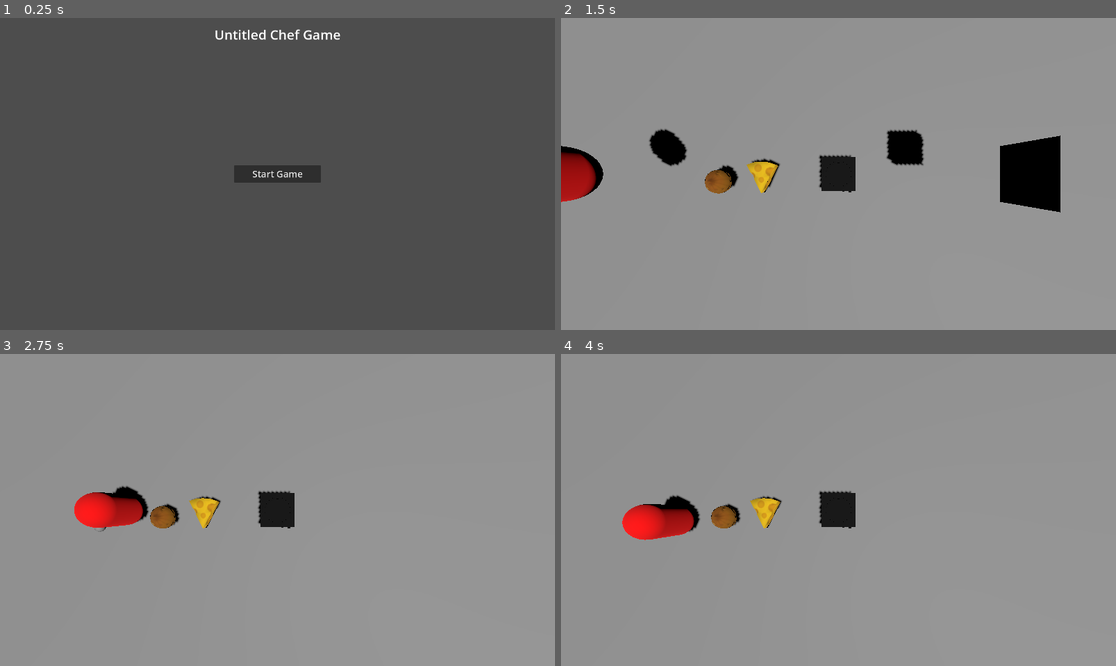
Above: before the commit, frames 1-4 (two rows, left to right).
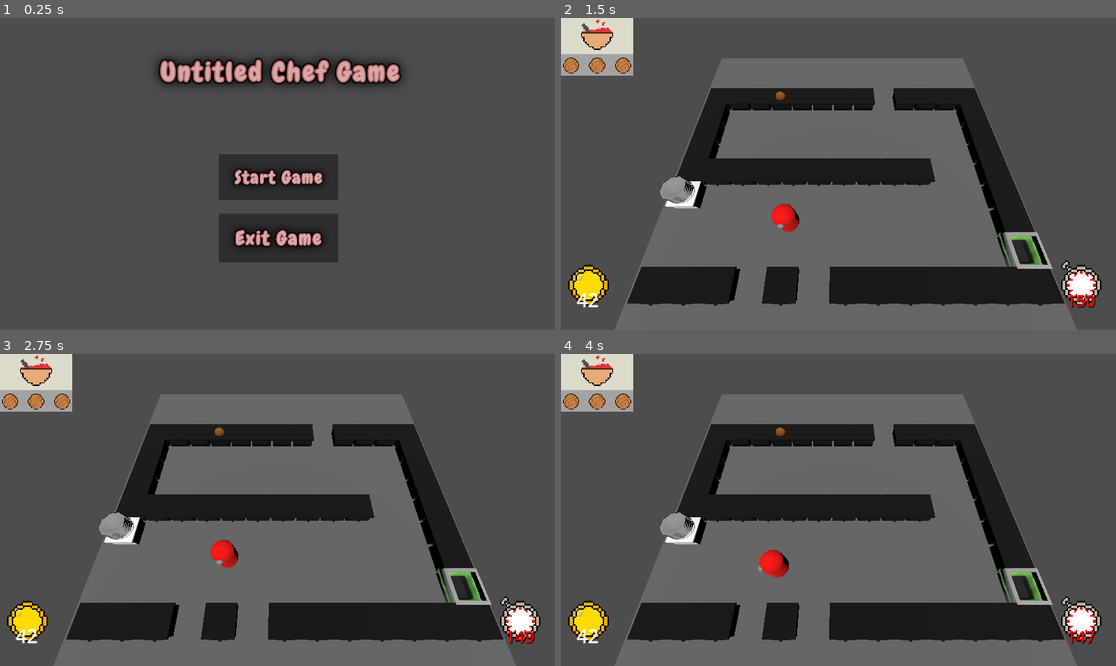
Above: after the commit, the same moments.

Repository: KFANullSense/TSE2025
Game: Godot game, scene res://Game Scenes/main_menu.tscn
The game is run twice, just before and just after one commit, with the same random seed, the same clock (stepped at 60 frames per second) and the same inputs.
Inputs (mouse positions are in pixels of both pictures, inside the frame that each line leads up to; where the layout moved, square brackets give the same spot in the first picture):
- Up to frame 1 (0.25 s): no input
- Up to frame 2 (1.5 s): click (838, 177) [838, 174] at 0.5 s; tap Enter (start) at 1.25, 1.35 s
- Up to frame 3 (2.75 s): tap Space (Interact-2) at 2.1 s; tap Enter (start) at 2.3 s
- Up to frame 4 (4 s): tap Enter (start) at 2.75, 3.05, 3.5, 3.8 s; tap S (downInput-2) at 2.85 s; tap A (leftInput-2) at 3.6 s

The runs differ from the first frame. In frame 1, 9.9% of the frame differs, in the area x 28-73%, y 3-79%; in frame 2, 98%; in frame 3, 98%; in frame 4, 99%, in the area x 0-100%, y 0-100%.
Error before the commit: Invalid call to function 'get_node' in base 'ColorRect'. Expected 1 arguments. (res://Scripts/Ingredient)

Commit message:
more ui changes, level 1 made

Diff:
--- /dev/null
+++ b/Game Scenes/Level1.tscn
@@ -0,0 +1,185 @@
+[gd_scene load_steps=9 format=3 uid="uid://bhutm1v5xvtin"]
+
+[ext_resource type="Script" uid="uid://cvbghf1oaf0ra" path="res://Scripts/levelLoadScript.gd" id="1_54221"]
+[ext_resource type="PackedScene" uid="uid://bwbtksyfdsxun" path="res://Prefab Objects/CounterTops/bin.tscn" id="2_tprr5"]
+[ext_resource type="PackedScene" uid="uid://dko6f4vllq8kr" path="res://Prefab Objects/CounterTops/counter.tscn" id="3_sda3d"]
+[ext_resource type="PackedScene" uid="uid://b1jagbu23s8wx" path="res://Prefab Objects/Produce/onion_bin.tscn" id="5_45mkt"]
+[ext_resource type="PackedScene" uid="uid://dkjudv3iwouwi" path="res://Prefab Objects/CounterTops/plateHolder.tscn" id="9_1ntic"]
+
+[sub_resource type="StandardMaterial3D" id="StandardMaterial3D_l4am2"]
+albedo_color = Color(0.393086, 0.393086, 0.393085, 1)
+
+[sub_resource type="PlaneMesh" id="PlaneMesh_441dw"]
+material = SubResource("StandardMaterial3D_l4am2")
+
+[sub_resource type="BoxShape3D" id="BoxShape3D_53ipw"]
+size = Vector3(2.02481, 1, 1.96594)
+
+[node name="Level1" type="Node3D"]
+script = ExtResource("1_54221")
+
+[node name="Camera3D" type="Camera3D" parent="."]
+transform = Transform3D(1, 0, 0, 0, 0.442962, 0.896541, 0, -0.896541, 0.442962, -0.220046, 7.60343, 3.717)
+current = true
+
+[node name="Floor" type="StaticBody3D" parent="."]
+transform = Transform3D(7.00283, 0, 0, 0, 1, 0, 0, 0, 7.52208, 0, 0, 0)
+
+[node name="MeshInstance3D" type="MeshInstance3D" parent="Floor"]
+mesh = SubResource("PlaneMesh_441dw")
+
+[node name="CollisionShape3D" type="CollisionShape3D" parent="Floor"]
+transform = Transform3D(1, 0, 0, 0, -0.00289583, 0, 0, 0, 1.01386, -0.000900269, -0.0275666, 0.00189209)
+shape = SubResource("BoxShape3D_53ipw")
+
+[node name="Bin" parent="." instance=ExtResource("2_tprr5")]
+transform = Transform3D(1, 0, 0, 0, 1, 0, 0, 0, 1, 6, 0, 3)
+
+[node name="OnionBin" parent="." instance=ExtResource("5_45mkt")]
+transform = Transform3D(1, 0, 0, 0, 1, 0, 0, 0, 1, -3, 0, -4)
+
+[node name="PlateHolder" parent="." instance=ExtResource("9_1ntic")]
+transform = Transform3D(1, 0, 0, 0, 1, 0, 0, 0, 1, -6, 0, 1)
+
+[node name="CounterHolder" type="Node" parent="."]
+
+[node name="Counter" parent="CounterHolder" instance=ExtResource("3_sda3d")]
+transform = Transform3D(1, 0, 0, 0, 1, 0, 0, 0, 1, -6, 0, 0)
+
+[node name="Counter2" parent="CounterHolder" instance=ExtResource("3_sda3d")]
+transform = Transform3D(1, 0, 0, 0, 1, 0, 0, 0, 1, -6, 0, -1)
+
+[node name="Counter3" parent="CounterHolder" instance=ExtResource("3_sda3d")]
+transform = Transform3D(1, 0, 0, 0, 1, 0, 0, 0, 1, -6, 0, -2)
+
+[node name="Counter4" parent="CounterHolder" instance=ExtResource("3_sda3d")]
+transform = Transform3D(1, 0, 0, 0, 1, 0, 0, 0, 1, -6, 0, -3)
+
+[node name="Counter5" parent="CounterHolder" instance=ExtResource("3_sda3d")]
+transform = Transform3D(1, 0, 0, 0, 1, 0, 0, 0, 1, -6, 0, -4)
+
+[node name="Counter6" parent="CounterHolder" instance=ExtResource("3_sda3d")]
+transform = Transform3D(1, 0, 0, 0, 1, 0, 0, 0, 1, -5, 0, -4)
+
+[node name="Counter7" parent="CounterHolder" instance=ExtResource("3_sda3d")]
+transform = Transform3D(1, 0, 0, 0, 1, 0, 0, 0, 1, -4, 0, -4)
+
+[node name="Counter8" parent="CounterHolder" instance=ExtResource("3_sda3d")]
+transform = Transform3D(1, 0, 0, 0, 1, 0, 0, 0, 1, -2, 0, -4)
+
+[node name="Counter9" parent="CounterHolder" instance=ExtResource("3_sda3d")]
+transform = Transform3D(1, 0, 0, 0, 1, 0, 0, 0, 1, -1, 0, -4)
+
+[node name="Counter10" parent="CounterHolder" instance=ExtResource("3_sda3d")]
+transform = Transform3D(1, 0, 0, 0, 1, 0, 0, 0, 1, 0, 0, -4)
+
+[node name="Counter11" parent="CounterHolder" instance=ExtResource("3_sda3d")]
+transform = Transform3D(1, 0, 0, 0, 1, 0, 0, 0, 1, 1, 0, -4)
+
+[node name="Counter12" parent="CounterHolder" instance=ExtResource("3_sda3d")]
+transform = Transform3D(1, 0, 0, 0, 1, 0, 0, 0, 1, 3, 0, -4)
+
+[node name="Counter13" parent="CounterHolder" instance=ExtResource("3_sda3d")]
+transform = Transform3D(1, 0, 0, 0, 1, 0, 0, 0, 1, 4, 0, -4)
+
+[node name="Counter14" parent="CounterHolder" instance=ExtResource("3_sda3d")]
+transform = Transform3D(1, 0, 0, 0, 1, 0, 0, 0, 1, 5, 0, -4)
+
+[node name="Counter15" parent="CounterHolder" instance=ExtResource("3_sda3d")]
+transform = Transform3D(1, 0, 0, 0, 1, 0, 0, 0, 1, 6, 0, -4)
+
+[node name="Counter16" parent="CounterHolder" instance=ExtResource("3_sda3d")]
+transform = Transform3D(1, 0, 0, 0, 1, 0, 0, 0, 1, 6, 0, -3)
+
+[node name="Counter17" parent="CounterHolder" instance=ExtResource("3_sda3d")]
+transform = Transform3D(1, 0, 0, 0, 1, 0, 0, 0, 1, 6, 0, -2)
+
+[node name="Counter42" parent="CounterHolder" instance=ExtResource("3_sda3d")]
+transform = Transform3D(1, 0, 0, 0, 1, 0, 0, 0, 1, 6, 0, -1)
+
+[node name="Counter43" parent="CounterHolder" instance=ExtResource("3_sda3d")]
+transform = Transform3D(1, 0, 0, 0, 1, 0, 0, 0, 1, 6, 0, 0)
+
+[node name="Counter18" parent="CounterHolder" instance=ExtResource("3_sda3d")]
+transform = Transform3D(1, 0, 0, 0, 1, 0, 0, 0, 1, 6, 0, 1)
+
+[node name="Counter19" parent="CounterHolder" instance=ExtResource("3_sda3d")]
+transform = Transform3D(1, 0, 0, 0, 1, 0, 0, 0, 1, 6, 0, 2)
+
+[node name="Counter20" parent="CounterHolder" instance=ExtResource("3_sda3d")]
+transform = Transform3D(1, 0, 0, 0, 1, 0, 0, 0, 1, 6, 0, 4)
+
+[node name="Counter21" parent="CounterHolder" instance=ExtResource("3_sda3d")]
+transform = Transform3D(1, 0, 0, 0, 1, 0, 0, 0, 1, 5, 0, 4)
+
+[node name="Counter22" parent="CounterHolder" instance=ExtResource("3_sda3d")]
+transform = Transform3D(1, 0, 0, 0, 1, 0, 0, 0, 1, 4, 0, 4)
+
+[node name="Counter23" parent="CounterHolder" instance=ExtResource("3_sda3d")]
+transform = Transform3D(1, 0, 0, 0, 1, 0, 0, 0, 1, 3, 0, 4)
+
+[node name="Counter24" parent="CounterHolder" instance=ExtResource("3_sda3d")]
+transform = Transform3D(1, 0, 0, 0, 1, 0, 0, 0, 1, 2, 0, 4)
+
+[node name="Counter25" parent="CounterHolder" instance=ExtResource("3_sda3d")]
+transform = Transform3D(1, 0, 0, 0, 1, 0, 0, 0, 1, 1, 0, 4)
+
+[node name="Counter26" parent="CounterHolder" instance=ExtResource("3_sda3d")]
+transform = Transform3D(1, 0, 0, 0, 1, 0, 0, 0, 1, 0, 0, 4)
+
+[node name="Counter28" parent="CounterHolder" instance=ExtResource("3_sda3d")]
+transform = Transform3D(1, 0, 0, 0, 1, 0, 0, 0, 1, -2, 0, 4)
+
+[node name="Counter30" parent="CounterHolder" instance=ExtResource("3_sda3d")]
+transform = Transform3D(1, 0, 0, 0, 1, 0, 0, 0, 1, -4, 0, 4)
+
+[node name="Counter31" parent="CounterHolder" instance=ExtResource("3_sda3d")]
+transform = Transform3D(1, 0, 0, 0, 1, 0, 0, 0, 1, -5, 0, 4)
+
+[node name="Counter32" parent="CounterHolder" instance=ExtResource("3_sda3d")]
+transform = Transform3D(1, 0, 0, 0, 1, 0, 0, 0, 1, -6, 0, 4)
+
+[node name="Counter33" parent="CounterHolder" instance=ExtResource("3_sda3d")]
+transform = Transform3D(1, 0, 0, 0, 1, 0, 0, 0, 1, -5, 0, 0)
+
+[node name="Counter34" parent="CounterHolder" instance=ExtResource("3_sda3d")]
+transform = Transform3D(1, 0, 0, 0, 1, 0, 0, 0, 1, -4, 0, 0)
+
+[node name="Counter35" parent="CounterHolder" instance=ExtResource("3_sda3d")]
+transform = Transform3D(1, 0, 0, 0, 1, 0, 0, 0, 1, -3, 0, 0)
+
+[node name="Counter36" parent="CounterHolder" instance=ExtResource("3_sda3d")]
+transform = Transform3D(1, 0, 0, 0, 1, 0, 0, 0, 1, -2, 0, 0)
+
+[node name="Counter37" parent="CounterHolder" instance=ExtResource("3_sda3d")]
+transform = Transform3D(1, 0, 0, 0, 1, 0, 0, 0, 1, -1, 0, 0)
+
+[node name="Counter38" parent="CounterHolder" instance=ExtResource("3_sda3d")]
+transform = Transform3D(1, 0, 0, 0, 1, 0, 0, 0, 1, 0, 0, 0)
+
+[node name="Counter39" parent="CounterHolder" instance=ExtResource("3_sda3d")]
+transform = Transform3D(1, 0, 0, 0, 1, 0, 0, 0, 1, 1, 0, 0)
+
+[node name="Counter40" parent="CounterHolder" instance=ExtResource("3_sda3d")]
+transform = Transform3D(1, 0, 0, 0, 1, 0, 0, 0, 1, 2, 0, 0)
+
+[node name="Counter41" parent="CounterHolder" instance=ExtResource("3_sda3d")]
+transform = Transform3D(1, 0, 0, 0, 1, 0, 0, 0, 1, 3, 0, 0)
+
+[node name="DirectionalLight3D" type="DirectionalLight3D" parent="."]
+transform = Transform3D(1, 0, 0, 0, 0.288547, 0.957466, 0, -0.957466, 0.288547, 0, 4, 0)
+
+[node name="SpawnPoints" type="Node" parent="."]
+unique_name_in_owner = true
+
+[node name="Node3D" type="Node3D" parent="SpawnPoints"]
+transform = Transform3D(1, 0, 0, 0, 1, 0, 0, 0, 1, -2, 0, 2)
+
+[node name="Node3D2" type="Node3D" parent="SpawnPoints"]
+transform = Transform3D(1, 0, 0, 0, 1, 0, 0, 0, 1, 2, 0, 2)
+
+[node name="Node3D3" type="Node3D" parent="SpawnPoints"]
+transform = Transform3D(1, 0, 0, 0, 1, 0, 0, 0, 1, 2, 0, -2)
+
+[node name="Node3D4" type="Node3D" parent="SpawnPoints"]
+transform = Transform3D(1, 0, 0, 0, 1, 0, 0, 0, 1, -2, 0, -2)
--- a/Game Scenes/main_menu.tscn
+++ b/Game Scenes/main_menu.tscn
@@ -1,26 +1,18 @@
-[gd_scene load_steps=3 format=3 uid="uid://dbhv4p8to5q8"]
+[gd_scene load_steps=5 format=3 uid="uid://dbhv4p8to5q8"]
 
 [ext_resource type="Script" uid="uid://blp8alulpnwg" path="res://Scripts/mainMenuScript.gd" id="1_i4xi0"]
-
-[sub_resource type="LabelSettings" id="LabelSettings_abdqr"]
-font_size = 46
+[ext_resource type="Texture2D" uid="uid://84638lgw1n2i" path="res://UI Images/Main UI/TitleSplash.png" id="2_4gcx0"]
+[ext_resource type="Texture2D" uid="uid://jucd258d1oqk" path="res://UI Images/Main UI/StartGameText.png" id="3_7mlhi"]
+[ext_resource type="Texture2D" uid="uid://bipo21251yq7i" path="res://UI Images/Main UI/ExitGameText.png" id="4_1dhgd"]
 
 [node name="MainMenu" type="Node2D"]
 script = ExtResource("1_i4xi0")
 
 [node name="CanvasLayer" type="CanvasLayer" parent="."]
 
-[node name="Label" type="Label" parent="CanvasLayer"]
-anchors_preset = 5
-anchor_left = 0.5
-anchor_right = 0.5
-offset_left = -76.0
-offset_top = 25.0
-offset_right = 76.0
-offset_bottom = 48.0
-grow_horizontal = 2
-text = "Untitled Chef Game"
-label_settings = SubResource("LabelSettings_abdqr")
+[node name="Label" type="Sprite2D" parent="CanvasLayer"]
+position = Vector2(967, 185)
+texture = ExtResource("2_4gcx0")
 
 [node name="Button" type="Button" parent="CanvasLayer"]
 anchors_preset = 8
@@ -28,13 +20,33 @@
 anchor_top = 0.5
 anchor_right = 0.5
 anchor_bottom = 0.5
-offset_left = -150.0
-offset_top = -30.0
-offset_right = 150.0
-offset_bottom = 30.0
+offset_left = -203.0
+offset_top = -68.0
+offset_right = 829.0
+offset_bottom = 326.0
 grow_horizontal = 2
 grow_vertical = 2
+scale = Vector2(0.4, 0.4)
 theme_override_font_sizes/font_size = 32
-text = "Start Game"
+icon = ExtResource("3_7mlhi")
+icon_alignment = 1
 
-[connection signal="pressed" from="CanvasLayer/Button" to="." method="_on_button_pressed"]
+[node name="Button2" type="Button" parent="CanvasLayer"]
+anchors_preset = 8
+anchor_left = 0.5
+anchor_top = 0.5
+anchor_right = 0.5
+anchor_bottom = 0.5
+offset_left = -203.0
+offset_top = 151.0
+offset_right = 829.0
+offset_bottom = 545.0
+grow_horizontal = 2
+grow_vertical = 2
+scale = Vector2(0.4, 0.4)
+theme_override_font_sizes/font_size = 32
+icon = ExtResource("4_1dhgd")
+icon_alignment = 1
+
+[connection signal="pressed" from="CanvasLayer/Button" to="." method="_start_button_press"]
+[connection signal="pressed" from="CanvasLayer/Button2" to="." method="_quit_button_press"]
--- a/Game Scenes/placeholderLevel.tscn
+++ /dev/null
@@ -1,61 +0,0 @@
-[gd_scene load_steps=8 format=3 uid="uid://ctlgxjgt31ghp"]
-
-[ext_resource type="Script" uid="uid://cvbghf1oaf0ra" path="res://Scripts/levelLoadScript.gd" id="1_vnu6f"]
-[ext_resource type="PackedScene" uid="uid://crm57nc2rmbxf" path="res://Game Scenes/placeholderObject.tscn" id="2_vnu6f"]
-[ext_resource type="PackedScene" uid="uid://b1rdjm1tw1f65" path="res://Prefab Objects/onion.tscn" id="3_aggt8"]
-[ext_resource type="PackedScene" uid="uid://b4o2vw782iyp4" path="res://Prefab Objects/CounterTops/cooker.tscn" id="3_q1uwx"]
-
-[sub_resource type="BoxMesh" id="BoxMesh_vnu6f"]
-
-[sub_resource type="ShaderMaterial" id="ShaderMaterial_vnu6f"]
-
-[sub_resource type="BoxShape3D" id="BoxShape3D_vnu6f"]
-
-[node name="PlaceholderLevel" type="Node3D"]
-script = ExtResource("1_vnu6f")
-
-[node name="Camera3D2" type="Camera3D" parent="."]
-transform = Transform3D(1, 0, 0, 0, -4.37114e-08, 1, 0, -1, -4.37114e-08, 0, 3.1, 0)
-
-[node name="DirectionalLight3D" type="DirectionalLight3D" parent="."]
-transform = Transform3D(-0.866023, -0.433016, 0.250001, 0.321396, -0.0990697, 0.941748, -0.383025, 0.895925, 0.224966, 0, 3.8, 0)
-shadow_enabled = true
-
-[node name="CSGBox3D" type="CSGBox3D" parent="."]
-transform = Transform3D(1, 0, 0, 0, 1, 0, 0, 0, 1, 0, -4.6, 0)
-use_collision = true
-size = Vector3(55.8, 1, 44.6)
-
-[node name="PlaceholderObject" parent="." groups=["Ingredient"] instance=ExtResource("2_vnu6f")]
-transform = Transform3D(1, 0, 0, 0, 1, 0, 0, 0, 1, -2.5, -3.8, 0)
-
-[node name="RigidBody3D" type="RigidBody3D" parent="."]
-transform = Transform3D(1, 0, 0, 0, 1, 0, 0, 0, 1, 3.4, 0, 0)
-
-[node name="MeshInstance3D" type="MeshInstance3D" parent="RigidBody3D"]
-mesh = SubResource("BoxMesh_vnu6f")
-surface_material_override/0 = SubResource("ShaderMaterial_vnu6f")
-
-[node name="CollisionShape3D" type="CollisionShape3D" parent="."]
-shape = SubResource("BoxShape3D_vnu6f")
-
-[node name="SpawnPoints" type="Node3D" parent="."]
-unique_name_in_owner = true
-
-[node name="Node3D" type="Node3D" parent="SpawnPoints"]
-transform = Transform3D(1, 0, 0, 0, 1, 0, 0, 0, 1, -5, 0, 0)
-
-[node name="Node3D2" type="Node3D" parent="SpawnPoints"]
-transform = Transform3D(1, 0, 0, 0, 1, 0, 0, 0, 1, 0, 0, 5)
-
-[node name="Node3D3" type="Node3D" parent="SpawnPoints"]
-transform = Transform3D(1, 0, 0, 0, 1, 0, 0, 0, 1, 0, 0, -5)
-
-[node name="Node3D4" type="Node3D" parent="SpawnPoints"]
-transform = Transform3D(1, 0, 0, 0, 1, 0, 0, 0, 1, 5, 0, 0)
-
-[node name="Cooker" parent="SpawnPoints" instance=ExtResource("3_q1uwx")]
-transform = Transform3D(1, 0, 0, 0, 1, 0, 0, 0, 1, 0, -4.06357, 0)
-
-[node name="Onion" parent="." instance=ExtResource("3_aggt8")]
-transform = Transform3D(1, 0, 0, 0, 1, 0, 0, 0, 1, -3.8126, -3.70566, 0.235074)
--- a/Prefab Objects/CounterTops/bin.tscn
+++ b/Prefab Objects/CounterTops/bin.tscn
@@ -1,23 +1,15 @@
-[gd_scene load_steps=4 format=3 uid="uid://bwbtksyfdsxun"]
+[gd_scene load_steps=3 format=3 uid="uid://bwbtksyfdsxun"]
 
 [ext_resource type="PackedScene" uid="uid://c586hsnn8w3sd" path="res://Art Assets/Bin.fbx" id="1_enci0"]
 
 [sub_resource type="BoxShape3D" id="BoxShape3D_a6mxr"]
-size = Vector3(0.669983, 0.891602, 1.52631)
-
-[sub_resource type="BoxMesh" id="BoxMesh_53ipw"]
+size = Vector3(1, 0.6, 1)
 
 [node name="Bin" type="StaticBody3D" groups=["Bin"]]
+
+[node name="Bin" parent="." instance=ExtResource("1_enci0")]
 transform = Transform3D(100, 0, 0, 0, 100, 0, 0, 0, 100, 0, 0, 0)
 
-[node name="Bin" parent="." instance=ExtResource("1_enci0")]
-transform = Transform3D(1.00403, 0, 0, 0, 1.00403, 0, 0, 0, 1.00403, 0, 0, 0)
-
 [node name="CollisionShape3D" type="CollisionShape3D" parent="."]
-transform = Transform3D(0.019666, 0, 0, 0, 0.0160582, 0, 0, 0, 0.0088472, -0.25394, 0.00122582, 0.108223)
+transform = Transform3D(1, 0, 0, 0, 1, 0, 0, 0, 1, 0, 0.287598, 0)
 shape = SubResource("BoxShape3D_a6mxr")
-
-[node name="MeshInstance3D" type="MeshInstance3D" parent="."]
-transform = Transform3D(0.0150061, 0, 0, 0, 0.00789608, 0, 0, 0, 0.0130978, -0.253398, 0.00284676, 0.108439)
-visible = false
-mesh = SubResource("BoxMesh_53ipw")
--- a/Prefab Objects/CounterTops/counter.tscn
+++ b/Prefab Objects/CounterTops/counter.tscn
@@ -4,14 +4,15 @@
 [ext_resource type="Script" uid="uid://hxoe264vcdpw" path="res://Scripts/Interactables/counterTop.gd" id="1_lr8y0"]
 
 [sub_resource type="BoxShape3D" id="BoxShape3D_a6mxr"]
-size = Vector3(0.513069, 0.327881, 1.43211)
+size = Vector3(1, 0.5, 1)
 
 [node name="Counter" type="StaticBody3D"]
-transform = Transform3D(110, 0, 0, 0, 46.7568, 0, 0, 0, 110, 0, -0.665211, 0)
+transform = Transform3D(1, 0, 0, 0, 1, 0, 0, 0, 1, 0, -0.665211, 0)
 script = ExtResource("1_lr8y0")
 
 [node name="Basic_Cabinet" parent="." instance=ExtResource("1_8bier")]
+transform = Transform3D(100, 0, 0, 0, 100, 0, 0, 0, 100, 0, 0, 0)
 
 [node name="CollisionShape3D" type="CollisionShape3D" parent="."]
-transform = Transform3D(0.019666, 0, 0, 0, 0.0160582, 0, 0, 0, 0.0088472, 6.57919e-05, 0.00239586, 0.00135004)
+transform = Transform3D(1, 0, 0, 0, 1, 0, 0, 0, 1, 0, 0.25, 0)
 shape = SubResource("BoxShape3D_a6mxr")
--- a/Prefab Objects/Player/Player.tscn
+++ b/Prefab Objects/Player/Player.tscn
@@ -18,21 +18,24 @@
 script = ExtResource("1_dmqyk")
 
 [node name="CollisionShape3D" type="CollisionShape3D" parent="."]
+transform = Transform3D(0.75, 0, 0, 0, 0.75, 0, 0, 0, 0.75, 0, 0, 0)
 shape = SubResource("CapsuleShape3D_he7y4")
 
 [node name="PlayerMesh" type="MeshInstance3D" parent="."]
+transform = Transform3D(0.75, 0, 0, 0, 0.75, 0, 0, 0, 0.75, 0, 0, 0)
 mesh = SubResource("CapsuleMesh_he7y4")
 
 [node name="nose" type="Node3D" parent="."]
+transform = Transform3D(1, 0, 0, 0, 1, 0, 0, 0, 1, 0, 0, -0.163536)
 
 [node name="MeshInstance3D" type="MeshInstance3D" parent="nose"]
 transform = Transform3D(0.25, 0, 0, 0, 0.25, 0, 0, 0, 0.25, -0.0269464, 0.437386, 0.492154)
 mesh = SubResource("SphereMesh_dceni")
 
 [node name="RayCast3D" type="RayCast3D" parent="."]
-transform = Transform3D(1, 0, 0, 0, -4.37114e-08, 1, 0, -1, -4.37114e-08, 0, -0.774899, 0.437188)
+transform = Transform3D(1, 0, 0, 0, -4.37114e-08, 1, 0, -1, -4.37114e-08, 0, -0.384487, 0.245139)
 debug_shape_thickness = 5
 script = ExtResource("2_t2rhr")
 
 [node name="hand" type="Node3D" parent="."]
-transform = Transform3D(1, 0, 0, 0, 1, 0, 0, 0, 1, 0, 0, 1.41862)
+transform = Transform3D(1, 0, 0, 0, 1, 0, 0, 0, 1, 0, 0, 1)
--- a/Prefab Objects/UI/recipeUI.tscn
+++ b/Prefab Objects/UI/recipeUI.tscn
@@ -4,12 +4,12 @@
 [ext_resource type="Texture2D" uid="uid://dihys0vggxrr3" path="res://UI Images/Food Items/tomato.png" id="2_cda26"]
 
 [node name="RecipeUI" type="ColorRect"]
-custom_minimum_size = Vector2(300, 150)
+custom_minimum_size = Vector2(250, 125)
 color = Color(0.860813, 0.856723, 0.789289, 1)
 
 [node name="MainImage" type="Sprite2D" parent="."]
 unique_name_in_owner = true
-position = Vector2(150, 75)
+position = Vector2(125, 50)
 scale = Vector2(0.4, 0.4)
 texture = ExtResource("1_mwtr5")
 
@@ -21,24 +21,24 @@
 anchor_top = 1.0
 anchor_right = 0.5
 anchor_bottom = 1.0
-offset_left = -150.0
-offset_right = 150.0
+offset_left = -125.0
+offset_right = 125.0
 offset_bottom = 75.0
 grow_horizontal = 2
 grow_vertical = 0
 color = Color(0.637843, 0.637843, 0.637843, 1)
 
 [node name="Left" type="Sprite2D" parent="IngredientHolder"]
-position = Vector2(50, 37.5)
+position = Vector2(35, 37.5)
 scale = Vector2(0.2, 0.2)
 texture = ExtResource("2_cda26")
 
 [node name="Middle" type="Sprite2D" parent="IngredientHolder"]
-position = Vector2(150, 37.5)
+position = Vector2(125, 37.5)
 scale = Vector2(0.2, 0.2)
 texture = ExtResource("2_cda26")
 
 [node name="Right" type="Sprite2D" parent="IngredientHolder"]
-position = Vector2(250, 37.5)
+position = Vector2(215, 37.5)
 scale = Vector2(0.2, 0.2)
 texture = ExtResource("2_cda26")
--- a/Prefab Objects/UI/ui_overlay.tscn
+++ b/Prefab Objects/UI/ui_overlay.tscn
@@ -53,7 +53,7 @@
 scale = Vector2(2.245, 2.245)
 theme_override_colors/default_color = Color(1, 0, 0, 1)
 theme_override_colors/font_shadow_color = Color(0, 0, 0, 1)
-theme_override_font_sizes/normal_font_size = 30
+theme_override_font_sizes/normal_font_size = 26
 text = "00:00"
 horizontal_alignment = 1
 vertical_alignment = 1
@@ -75,12 +75,12 @@
 theme_override_colors/default_color = Color(0.281042, 0.498345, 1, 1)
 theme_override_colors/font_shadow_color = Color(1, 1, 1, 1)
 theme_override_font_sizes/normal_font_size = 60
-text = "text goes here!"
 fit_content = true
 horizontal_alignment = 1
 vertical_alignment = 1
 
 [node name="RecipeGrid" type="GridContainer" parent="."]
+unique_name_in_owner = true
 offset_right = 40.0
 offset_bottom = 40.0
 theme_override_constants/h_separation = 10
--- a/Scripts/Ingredient Scripts/recipe.gd
+++ b/Scripts/Ingredient Scripts/recipe.gd
@@ -33,17 +33,17 @@
 	if (finalItemType == IngredientStack.StackType.SOUP):
 		recipeUIObject.get_node("%MainImage").texture = SpriteLoader.soupSprite
 
-	var ingredientSprites = recipeUIObject.get_node().get_children()
+	var ingredientSprites = recipeUIObject.get_node("%IngredientHolder").get_children()
 
 	for i in range(finalItemIngredients.size()):
 		var spriteToSet: Texture2D
 
 		match finalItemIngredients[i]:
 			Ingredient.IngredientType.ONION:
-				SpriteLoader.onionSprite
+				spriteToSet = SpriteLoader.onionSprite
 			Ingredient.IngredientType.MUSHROOM:
-				SpriteLoader.mushroomSprite
+				spriteToSet = SpriteLoader.mushroomSprite
 			Ingredient.IngredientType.TOMATO:
-				SpriteLoader.tomatoSprite
+				spriteToSet = SpriteLoader.tomatoSprite
 
 		ingredientSprites[i].texture = spriteToSet
--- a/Scripts/gameManager.gd
+++ b/Scripts/gameManager.gd
@@ -12,9 +12,10 @@
 var playerDataList = []
 var playerObjectList = []
 
-var gameScenes: Array[String] = ["res://Game Scenes/placeholderLevel.tscn"]
+var gameScenes: Array[String] = ["res://Game Scenes/Level1.tscn"]
 var playerScene = preload("res://Prefab Objects/Player/Player.tscn")
 var recipeUIScene = preload("res://Prefab Objects/UI/recipeUI.tscn")
+var overlayUIScene = preload("res://Prefab Objects/UI/ui_overlay.tscn")
 
 var localGameState : GameState
 @onready var loadedLevelValues: LevelValues = LevelValues.new()
@@ -24,6 +25,8 @@
 var currentRecipeList: Array[Recipe] = []
 var currentGameTimer: SceneTreeTimer = null
 var currentLevelIndex = 0
+
+var currentGameUI = null
 
 var timeBetweenRecipes: float = 10
 
@@ -52,6 +55,8 @@
 
 	CreatePlayerInputMaps()
 	get_tree().change_scene_to_file(gameScenes[sceneIndex])
+	currentGameUI = overlayUIScene.instantiate()
+	get_tree().root.add_child(currentGameUI)
 
 	UpdateGameState(GameState.LOADING)
 
@@ -124,7 +129,7 @@
 
 		var localUIObject = recipeUIScene.instantiate()
 		recipeToAdd.initializeUIObject(localUIObject)
-		get_tree().root.get_node("UIOverlay/RecipeGrid").add_child(localUIObject)
+		currentGameUI.get_node("%RecipeGrid").add_child(localUIObject)
 
 		await get_tree().create_timer(timeBetweenRecipes).timeout
 
--- a/Scripts/mainMenuScript.gd
+++ b/Scripts/mainMenuScript.gd
@@ -1,6 +1,9 @@
 extends Node2D
 
 
-func _on_button_pressed():
+func _start_button_press():
 	GameManager.UpdateGameState(1)
 	get_tree().change_scene_to_file("res://Game Scenes/player_select_menu.tscn")
+
+func _quit_button_press():
+	get_tree().quit()
--- a/Scripts/uiOverlay.gd
+++ b/Scripts/uiOverlay.gd
@@ -4,4 +4,4 @@
 
 func _process(delta: float) -> void:
 	if (GameManager.localGameState == GameManager.GameState.GAMERUNNING and GameManager.currentGameTimer != null):
-		timerLabel.text = str(GameManager.currentGameTimer.time_left)
+		timerLabel.text = str(roundi(GameManager.currentGameTimer.time_left))
Binary file changed: Art Assets/Bin.fbx
Not shown, removed: Art Assets/Plate.fbx
Not shown, removed: Art Assets/Plate.fbx.import
Binary file added: UI Images/Main UI/ExitGameText.png
Not shown, added: UI Images/Main UI/ExitGameText.png.import
Binary file added: UI Images/Main UI/KitchenCompleteText.png
Not shown, added: UI Images/Main UI/KitchenCompleteText.png.import
Binary file added: UI Images/Main UI/StartGameText.png
Not shown, added: UI Images/Main UI/StartGameText.png.import
Binary file added: UI Images/Main UI/TitleSplash.png
Not shown, added: UI Images/Main UI/TitleSplash.png.import
Binary file added: UI Images/Stars/0 star.png
(and 7 more such lines)
